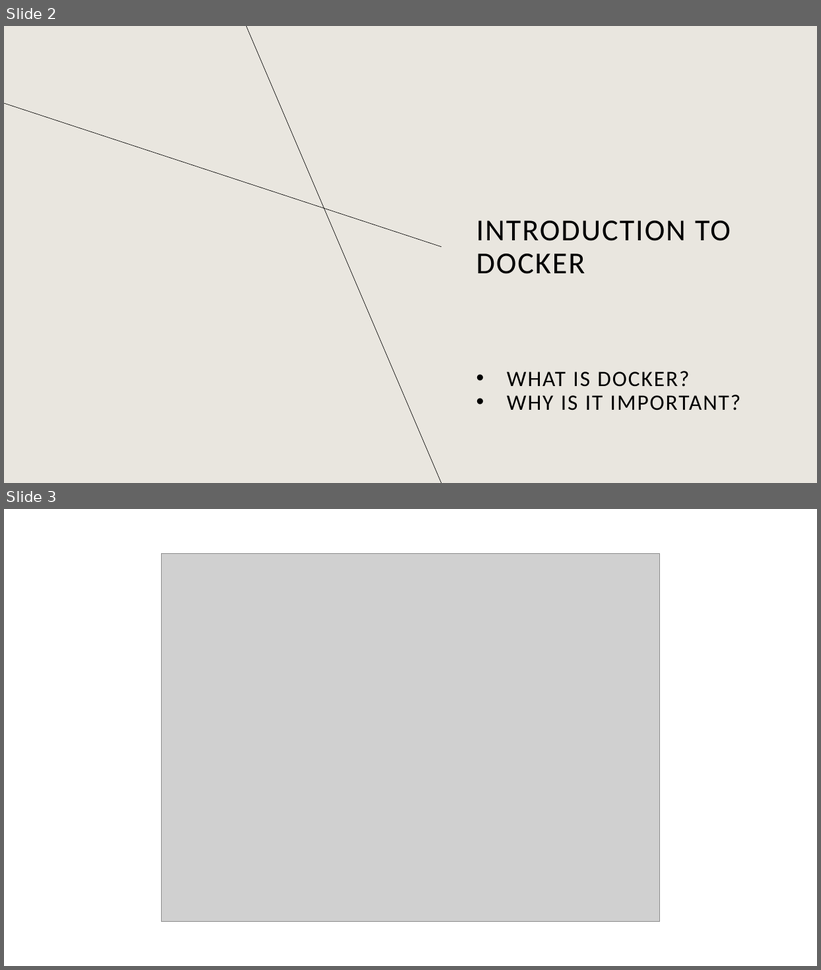
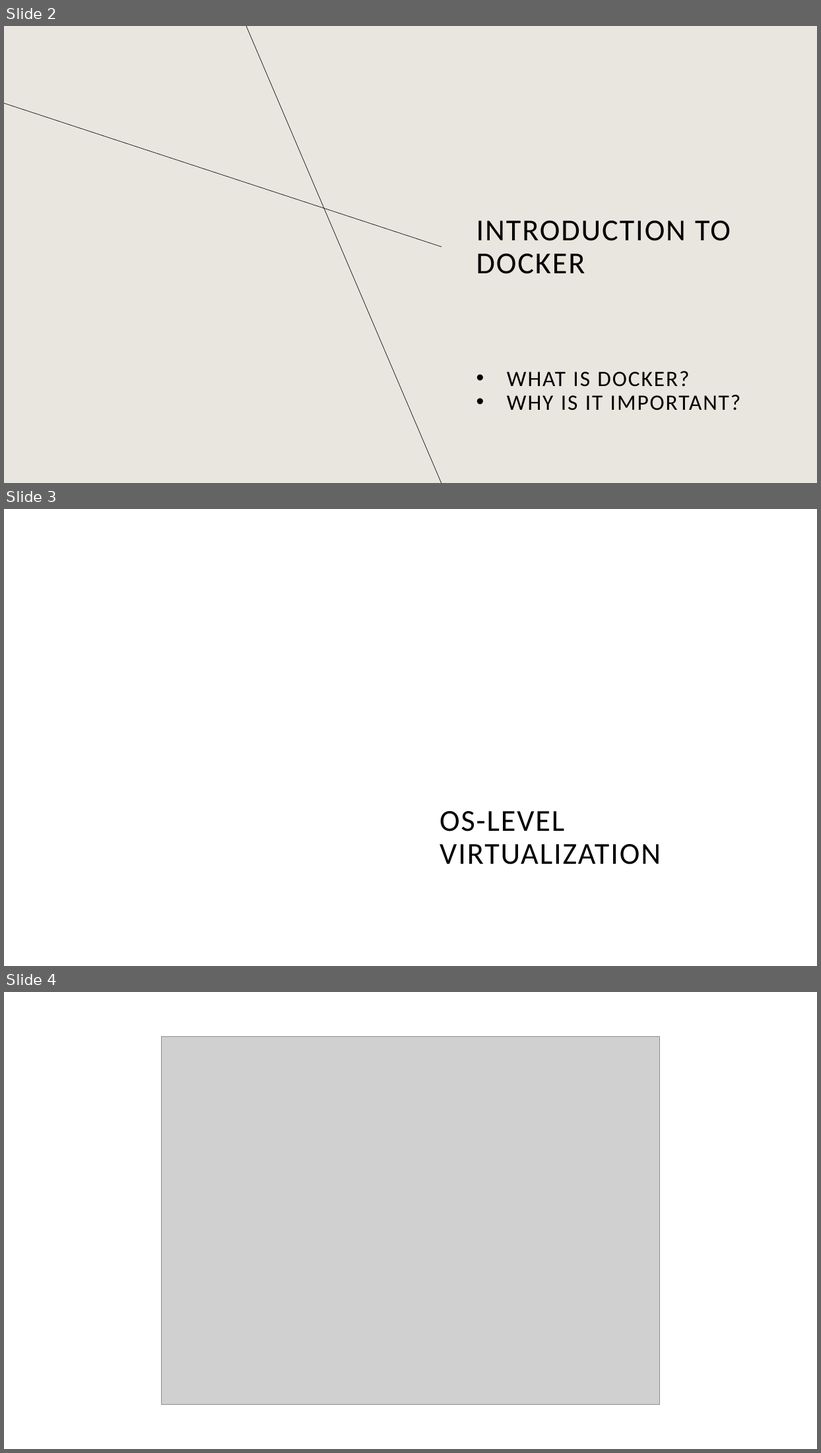
Before and after one commit to Shak-o/C-Examples, a slide deck: Docker/Docs/Slides/Docker for Local Development.pptx. Shown one above the other, each under a label of ours: slides 2 and 3 before the commit, slides 2, 3 and 4 after it. The pictures are 821x970 and 821x1453 pixels, drawn with LibreOffice and Linux fonts; fonts in the diff are those of the drawing; grey boxes stand for pictures; background and template pictures are left out. Boxes give left, top, right and bottom in pixels: in the first picture for what was removed or moved away, otherwise in the second. Text is boxed around its words. In the diff, an @@ line names an element or a change of style, - is before the commit and + after.

```diff
--- a/Docker/Docs/Slides/Docker for Local Development.pptx
+++ b/Docker/Docs/Slides/Docker for Local Development.pptx
@@ slide 3 added at (4, 509, 817, 966), background #FFFFFF @@
@@ title added at (440, 811, 661, 865), 36 pt, text #000000 @@
+OS-LEVEL VIRTUALIZATION
@@ what was slide 3 is now slide 4 @@
```
Also in this commit, not shown: 4 slides changed, 6 other slides added, 1 other file.
